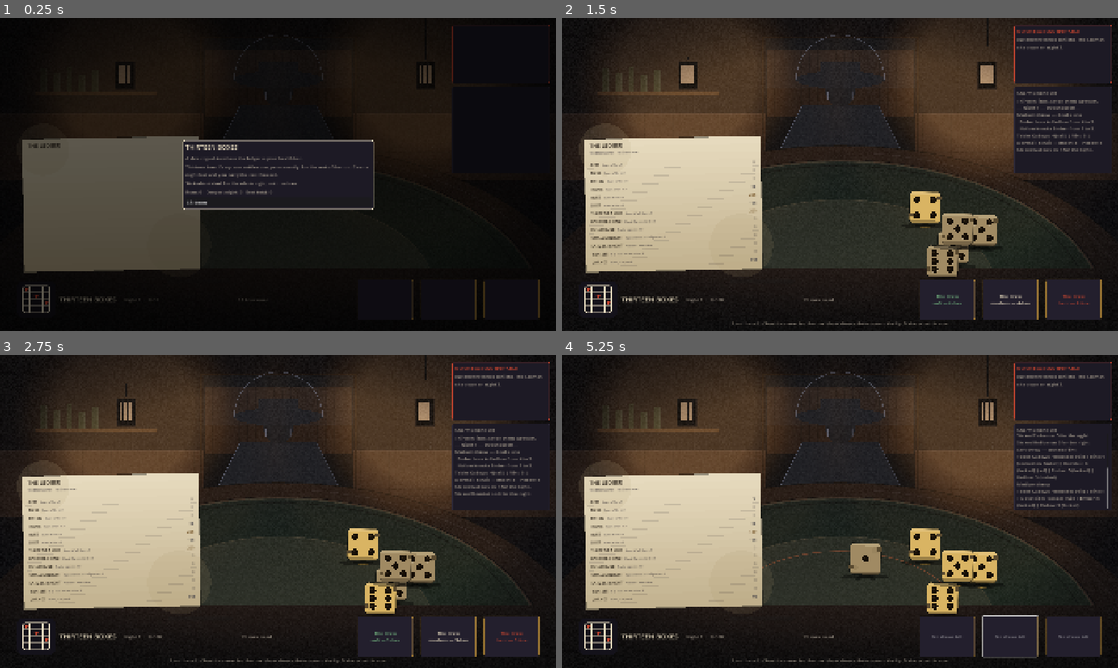
Above: before the commit, frames 1-4 (two rows, left to right).
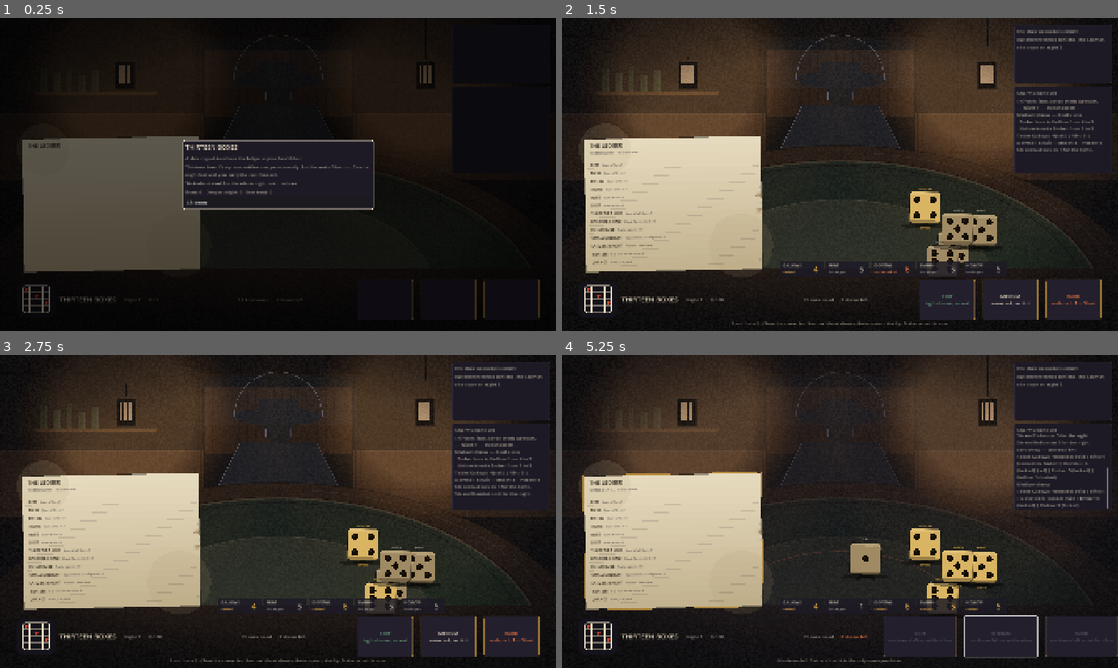
Above: after the commit, the same moments.

Repository: AdLgames/tugow
Game: Godot game, scene res://scenes/main.tscn
Same seed, same stepped clock (60 frames per second), same inputs: the game is played once before the commit and once after it.
Inputs (mouse positions are in pixels of both pictures, inside the frame that each line leads up to):
- Up to frame 1 (0.25 s): no input
- Up to frame 2 (1.5 s): click "Sit down" at 0.5 s; click (923, 205) at 1.27 s
- Up to frame 3 (2.75 s): click (389, 583) at 2.02 s
- Up to frame 4 (5.25 s): click (979, 567) at 2.77 s; click (956, 564) at 3.52 s; click (945, 636) at 4.25 s, where only the run before the commit has a clickable "The Draw soft — 1 die"; click (1012, 636) at 5 s, where only the run before the commit has a clickable "The Draw medium — 1 die"

The runs differ from the first frame. In frame 1, less than 0.1% of the frame differs, in the area x 51-99%, y 2-91%; in frame 2, 1.1%; in frame 3, 1.1%; in frame 4, 3.2%, in the area x 3-100%, y 2-99%.

Commit message:
Phase 1: make the turn playable
A1 — the turn no longer dead-ends. Draw buttons keep their names when
disabled (SOFT / MEDIUM / HARD) with the reason underneath, and when they
are live they say what they do rather than only whether they can fire.
With no draws left the game pushes at the one legal move: the table dims,
the Ledger takes a gold edge and reads SETTLE A LINE, and the prompt turns
imperative. The two dead ends are told apart — every die staked is not the
same as every die in the dirt.

A2 — previews stopped dressing as settled scores. A preview is ghosted
pencil out in the margin; the score column belongs to settled entries at
full weight. A zero preview is a dash at 16% alpha rather than a 0 sitting
in the column looking like a real entry. The best available preview takes a
warm highlight and an underline.

A3 — the cost travels with the value: hovering a line reads "36 — and
SIXES is gone for the run", with what would remain.

A4 was already confirmed (shipped two commits ago, asserted by the smoke
run), so this upgrades it to the press-and-hold the plan asks for: a
click-through modal is now a 0.45s hold with a fill bar.

Phase 1.5 / B1, B3, B5 — five dice, countable. A tray strip lists every die
drawn this turn by name with its state, so overlapping, cocked and lost
dice can still be counted. Dice carry their names on the table, and a
cocked die gets a double ring and a COCKED — BOTH FACES tag instead of
existing only as a line in the log.

C1 — red is the threat colour again. An empty chair opposite is the
reassuring state and now reads quiet and warm; the red border and alarm
heading are reserved for the man, for lines being taken, and for dice in
the dirt.

C2 — pip legibility. The dark corner notches scanned as extra pips; wear is
now thin light chips on the silhouette edge, outside the 3x3 grid and
lighter than a pip. Verified with the plan's own test: a 30% shrink of the
duel frame reads every face.

151 logic checks pass; the smoke run drives the hold-to-commit path.

Co-Authored-By: Claude Opus 5 <noreply@anthropic.com>
Claude-Session: https://claude.ai/code/session_01BzAKzGJTYJvNQcmYrQHVBo

Diff:
--- a/scripts/core/throw.gd
+++ b/scripts/core/throw.gd
@@ -12,6 +12,13 @@
 	Strength.SOFT: "Soft",
 	Strength.MEDIUM: "Medium",
 	Strength.HARD: "Hard",
+}
+
+## One line each, shown on the button itself.
+const STRENGTH_SHORT := {
+	Strength.SOFT: "tight cluster, no rail",
+	Strength.MEDIUM: "some rail, no dirt",
+	Strength.HARD: "wide, rail, 1 in 5 lost",
 }
 
 const STRENGTH_BLURBS := {
--- /dev/null
+++ b/scripts/ui/dice_tray.gd
@@ -0,0 +1,55 @@
+class_name DiceTray
+extends Control
+## Five dice, countable. On the felt they overlap, cock, and go into the dirt;
+## this strip is the roster — one entry per die drawn this turn, in a fixed
+## order, so the player can always count their own dice and see the state of
+## each without reading the log.
+
+const ENTRY := Vector2(150, 54)
+
+var game: Game = null
+
+
+func _init() -> void:
+	custom_minimum_size = Vector2(800, ENTRY.y)
+	mouse_filter = Control.MOUSE_FILTER_IGNORE
+
+
+func bind(p_game: Game) -> void:
+	game = p_game
+	queue_redraw()
+
+
+func _draw() -> void:
+	if game == null:
+		return
+	var font := ThemeDB.fallback_font
+	var index := 0
+	for die in game.pool.table:
+		var at := Vector2(index * (ENTRY.x + 8), 0)
+		index += 1
+		var state := _state_of(die)
+		var tint: Color = state[1]
+		draw_rect(Rect2(at, ENTRY), Color(ThemeColors.PANEL, 0.85), true)
+		draw_rect(Rect2(at, ENTRY), Color(tint, 0.55), false, 1.0)
+		draw_string(font, at + Vector2(10, 20), die.die_name.to_upper(),
+			HORIZONTAL_ALIGNMENT_LEFT, -1, 13, ThemeColors.INK)
+		draw_string(font, at + Vector2(10, 42), state[0],
+			HORIZONTAL_ALIGNMENT_LEFT, -1, 12, tint)
+		var value := "—" if die.lost or die.value <= 0 else str(die.value)
+		draw_string(font, at + Vector2(ENTRY.x - 34, 38), value,
+			HORIZONTAL_ALIGNMENT_LEFT, -1, 26, tint)
+
+
+func _state_of(die: Die) -> Array:
+	if die.lost:
+		return ["in the dirt", ThemeColors.ADVERSARY]
+	if die.locked:
+		return [Lore.LOCKED_TAG.to_lower(), ThemeColors.LOCKED]
+	if die.is_cocked():
+		return ["cocked — both", ThemeColors.PLAYER]
+	if die.zone == Throw.Zone.RAIL:
+		return ["on the rail x2", ThemeColors.DECLARED]
+	if die.bitter:
+		return ["bitter", ThemeColors.BITTER]
+	return ["in the pot", ThemeColors.INK_DIM]
--- a/scripts/ui/die_view.gd
+++ b/scripts/ui/die_view.gd
@@ -102,10 +102,15 @@
 	_draw_body_shading(body)
 	_draw_face(offset, scale_factor)
 	_draw_wear(offset)
+	_draw_name(offset)
+	if die.is_cocked():
+		_draw_cocked(offset)
 	if die.locked:
 		_draw_tag(Lore.LOCKED_TAG, ThemeColors.LOCKED)
 	elif die.zone == Throw.Zone.RAIL:
 		_draw_tag("RAIL x2", ThemeColors.DECLARED)
+	elif die.is_cocked():
+		_draw_tag("COCKED — BOTH FACES", ThemeColors.PLAYER)
 
 
 func _body_colour() -> Color:
@@ -163,12 +168,16 @@
 			Color(0.24, 0.19, 0.12, 0.55))
 
 
+## Wear must never make a value ambiguous: everything here stays outside the
+## pip grid and lighter than a pip, so nothing on the body can be miscounted.
 func _draw_wear(offset: Vector2) -> void:
-	# Grime under the face, never over it, and two nicked corners.
-	draw_circle(Vector2(144, 42) + offset, 20.0, Color(0.36, 0.29, 0.19, 0.10))
-	draw_circle(Vector2(32, 137) + offset, 14.0, Color(0.29, 0.23, 0.13, 0.12))
-	draw_rect(Rect2(Vector2(SIZE - 20, 26) + offset, Vector2(22, 22)), Color("5a4a30"), true)
-	draw_rect(Rect2(Vector2(-2, SIZE - 56) + offset, Vector2(22, 22)), Color("5a4a30"), true)
+	var grime := Color(0.42, 0.34, 0.22, 0.10)
+	draw_circle(Vector2(SIZE - 26, 20) + offset, 16.0, grime)
+	draw_circle(Vector2(20, SIZE - 24) + offset, 12.0, grime)
+	# Nicks ride the silhouette edge, lighter than the body, never near a pip.
+	var chip := Color(0.66, 0.57, 0.40, 0.55)
+	draw_line(Vector2(SIZE - 6, 8) + offset, Vector2(SIZE - 2, 30) + offset, chip, 3.0)
+	draw_line(Vector2(4, SIZE - 34) + offset, Vector2(1, SIZE - 12) + offset, chip, 3.0)
 
 
 func _shadow(offset: Vector2, dx: float) -> void:
@@ -180,11 +189,33 @@
 	draw_colored_polygon(points, Color(0, 0, 0, 0.38))
 
 
+## Eight named individuals, not interchangeable props.
+func _draw_name(offset: Vector2) -> void:
+	var font := ThemeDB.fallback_font
+	var label := die.die_name.to_upper()
+	var width := font.get_string_size(label, HORIZONTAL_ALIGNMENT_LEFT, -1, 15).x
+	var at := Vector2((SIZE - width) * 0.5, -12) + offset
+	draw_string(font, at + Vector2(1, 1), label, HORIZONTAL_ALIGNMENT_LEFT, -1, 15,
+		Color(0, 0, 0, 0.65))
+	draw_string(font, at, label, HORIZONTAL_ALIGNMENT_LEFT, -1, 15,
+		ThemeColors.LOCKED if die.locked else ThemeColors.INK_DIM)
+
+
+## A cocked die is resting on another and counts as both faces — a major
+## state that was text in the log and nothing on the table.
+func _draw_cocked(offset: Vector2) -> void:
+	var centre := Vector2(SIZE, SIZE) * 0.5 + offset
+	draw_arc(centre, SIZE * 0.62, 0.0, TAU, 40, Color(ThemeColors.PLAYER, 0.75), 3.0)
+	draw_arc(centre, SIZE * 0.68, 0.0, TAU, 40, Color(ThemeColors.PLAYER, 0.25), 2.0)
+
+
 func _draw_tag(label: String, colour: Color) -> void:
 	var font := ThemeDB.fallback_font
-	var width := font.get_string_size(label, HORIZONTAL_ALIGNMENT_LEFT, -1, 13).x
-	draw_string(font, Vector2((SIZE - width) * 0.5, SIZE + 30), label,
-		HORIZONTAL_ALIGNMENT_LEFT, -1, 13, colour)
+	var width := font.get_string_size(label, HORIZONTAL_ALIGNMENT_LEFT, -1, 14).x
+	var at := Vector2((SIZE - width) * 0.5, SIZE + 32)
+	draw_string(font, at + Vector2(1, 1), label, HORIZONTAL_ALIGNMENT_LEFT, -1, 14,
+		Color(0, 0, 0, 0.7))
+	draw_string(font, at, label, HORIZONTAL_ALIGNMENT_LEFT, -1, 14, colour)
 
 
 func _tooltip() -> String:
--- /dev/null
+++ b/scripts/ui/hold_button.gd
@@ -0,0 +1,45 @@
+class_name HoldButton
+extends Button
+## A button you must mean. Settling a line ends the run's access to it, so the
+## commit is a press-and-hold rather than a click a player can fire through
+## reflexively.
+
+signal held()
+
+const HOLD_SECONDS := 0.45
+
+var _progress: float = 0.0
+
+
+func _init(label: String = "") -> void:
+	text = label
+	custom_minimum_size = Vector2(0, 40)
+	alignment = HORIZONTAL_ALIGNMENT_LEFT
+	toggle_mode = false
+	set_process(false)
+	button_down.connect(func(): set_process(true))
+	button_up.connect(_cancel)
+	mouse_exited.connect(_cancel)
+
+
+func _cancel() -> void:
+	_progress = 0.0
+	set_process(false)
+	queue_redraw()
+
+
+func _process(delta: float) -> void:
+	_progress += delta / HOLD_SECONDS
+	if _progress >= 1.0:
+		_progress = 0.0
+		set_process(false)
+		queue_redraw()
+		held.emit()
+		return
+	queue_redraw()
+
+
+func _draw() -> void:
+	if _progress <= 0.0:
+		return
+	draw_rect(Rect2(0, size.y - 4, size.x * _progress, 4), ThemeColors.LOCKED, true)
--- a/scripts/ui/ledger_view.gd
+++ b/scripts/ui/ledger_view.gd
@@ -9,13 +9,18 @@
 ## Source: docs/design-system/BUILD_BRIEF_table_scene.md, "The Ledger".
 
 signal line_pressed(box: int)
+signal line_hovered(box: int)
 
 const WIDTH := 610.0
 const ROW_HEIGHT := 28.0
 const HEADER := 74.0
 const PAD := 20.0
+## Previews sit out in the margin so the score column stays for real entries.
+const MARGIN_SHIFT := 26.0
 
 var game: Game = null
+## Set when the only legal move left is settling a line.
+var urgent: bool = false
 var _hover_row: int = -1
 
 
@@ -36,6 +41,7 @@
 		var row := _row_at(event.position.y)
 		if row != _hover_row:
 			_hover_row = row
+			line_hovered.emit(row)
 			queue_redraw()
 	elif event is InputEventMouseButton and event.pressed and event.button_index == MOUSE_BUTTON_LEFT:
 		var row := _row_at(event.position.y)
@@ -46,6 +52,7 @@
 func _notification(what: int) -> void:
 	if what == NOTIFICATION_MOUSE_EXIT:
 		_hover_row = -1
+		line_hovered.emit(-1)
 		queue_redraw()
 
 
@@ -63,7 +70,8 @@
 		HORIZONTAL_ALIGNMENT_LEFT, -1, 19, Color("241c14"))
 	if game != null:
 		draw_string(font, Vector2(PAD, 52),
-			"THIRTEEN LINES · %s" % Lore.lines_owed(game.card.open_count()),
+			("SETTLE A LINE — %s" % Lore.lines_owed(game.card.open_count())) if urgent
+				else ("THIRTEEN LINES · %s" % Lore.lines_owed(game.card.open_count())),
 			HORIZONTAL_ALIGNMENT_LEFT, -1, 11, Color(0.10, 0.08, 0.13, 0.65))
 	if game == null:
 		return
@@ -91,6 +99,8 @@
 	draw_circle(Vector2(size.x * 0.12, size.y * 0.08), 90.0, Color(0.72, 0.65, 0.50, 0.16))
 	draw_circle(Vector2(size.x * 0.88, size.y * 0.82), 110.0, Color(0.66, 0.58, 0.42, 0.14))
 	draw_rect(Rect2(Vector2.ZERO, size), Color(0, 0, 0, 0.35), false, 2.0)
+	if urgent:
+		draw_rect(Rect2(Vector2.ZERO, size).grow(3), Color(ThemeColors.LOCKED, 0.75), false, 3.0)
 
 
 func _draw_line(box: int, font: Font, declared: int, best: int) -> void:
@@ -131,20 +141,15 @@
 
 func _draw_value(box: int, font: Font, baseline: float, top: float,
 		state: int, open: bool, scratched: bool, best: int) -> void:
+	if open:
+		_draw_preview(box, font, baseline, best)
+		return
+
+	# Settled: committed weight, in the score column.
 	var text := ""
 	var colour := ThemeColors.PENCIL
 	var bold := false
-	if open:
-		if game.phase == Game.Phase.TURN:
-			var preview := game.preview(box)
-			text = str(preview)
-			colour = Color(0.10, 0.08, 0.13, 0.40) if preview <= 0 else ThemeColors.PENCIL
-			if preview > 0 and preview == best:
-				colour = Color("6b4a1e")
-		else:
-			text = Lore.OWED
-			colour = Color(0.10, 0.08, 0.13, 0.40)
-	elif state == Scorecard.State.BURNED:
+	if state == Scorecard.State.BURNED:
 		text = "burned"
 		colour = Color(0.10, 0.08, 0.13, 0.40)
 	elif state == Scorecard.State.ADVERSARY:
@@ -156,12 +161,12 @@
 		text = "you %d" % game.card.points[box]
 		colour = ThemeColors.SCRATCH_RED if scratched else ThemeColors.PENCIL
 
-	var width := font.get_string_size(text, HORIZONTAL_ALIGNMENT_LEFT, -1, 13).x
+	var width := font.get_string_size(text, HORIZONTAL_ALIGNMENT_LEFT, -1, 14).x
 	var at := Vector2(size.x - PAD - width, baseline)
 	if bold:
-		draw_string(font, at + Vector2(0.6, 0), text, HORIZONTAL_ALIGNMENT_LEFT, -1, 13,
+		draw_string(font, at + Vector2(0.6, 0), text, HORIZONTAL_ALIGNMENT_LEFT, -1, 14,
 			Color(colour, 0.55))
-	draw_string(font, at, text, HORIZONTAL_ALIGNMENT_LEFT, -1, 13, colour)
+	draw_string(font, at, text, HORIZONTAL_ALIGNMENT_LEFT, -1, 14, colour)
 
 	# A written zero is a sacrifice, not a failure: strike it hard.
 	if scratched:
@@ -172,3 +177,26 @@
 		var centre := Vector2(size.x * 0.44, top + ROW_HEIGHT * 0.5)
 		draw_circle(centre, 32.0, Color(ThemeColors.SCORCH, 0.30))
 		draw_circle(centre, 20.0, Color("120c08"))
+
+
+## Nothing here is written yet: ghosted pencil, out in the margin, and a zero
+## barely there at all — six zeros in the score column read as real entries.
+func _draw_preview(box: int, font: Font, baseline: float, best: int) -> void:
+	if game.phase != Game.Phase.TURN:
+		return
+	var value := game.preview(box)
+	var text := str(value) if value > 0 else "—"
+	var colour := Color(ThemeColors.PENCIL, 0.42)
+	var size_px := 12
+	if value <= 0:
+		colour = Color(ThemeColors.PENCIL, 0.16)
+	elif value == best:
+		colour = Color("6b4a1e")
+		size_px = 14
+	var width := font.get_string_size(text, HORIZONTAL_ALIGNMENT_LEFT, -1, size_px).x
+	# The margin, not the column: settled scores own the column.
+	draw_string(font, Vector2(size.x - PAD - width + MARGIN_SHIFT, baseline), text,
+		HORIZONTAL_ALIGNMENT_LEFT, -1, size_px, colour)
+	if value > 0 and value == best:
+		draw_line(Vector2(size.x - PAD + MARGIN_SHIFT - width - 8, baseline + 3),
+			Vector2(size.x - PAD + MARGIN_SHIFT + 2, baseline + 3), Color("6b4a1e", 0.5), 1.0)
--- a/scripts/ui/main.gd
+++ b/scripts/ui/main.gd
@@ -15,14 +15,17 @@
 var _dice_layer: Control
 var _die_views: Array[DieView] = []
 var _ledger: LedgerView
+var _tray: DiceTray
 var _placard: Control
 var _night_label: Label
 var _score_label: Label
 var _meter: ProgressBar
 var _owed_label: Label
+var _draws_label: Label
 var _hint_label: Label
 var _throw_buttons: Array[Button] = []
 var _roll_button: Button
+var _foe_panel: PanelContainer
 var _adversary_panel: VBoxContainer
 var _charm_label: Label
 var _log_view: RichTextLabel
@@ -63,7 +66,13 @@
 	_ledger = LedgerView.new()
 	_ledger.position = Vector2(74, 418)
 	_ledger.line_pressed.connect(_on_box_pressed)
+	_ledger.line_hovered.connect(_on_line_hovered)
 	add_child(_ledger)
+
+	_tray = DiceTray.new()
+	_tray.position = Vector2(752, 838)
+	_tray.size = Vector2(1150, 54)
+	add_child(_tray)
 
 	_build_placard()
 	_build_corners()
@@ -111,7 +120,8 @@
 	var foe_panel := PanelContainer.new()
 	foe_panel.position = Vector2(1560, 24)
 	foe_panel.size = Vector2(336, 200)
-	foe_panel.add_theme_stylebox_override("panel", ThemeColors.panel_style(ThemeColors.ADVERSARY))
+	_foe_panel = foe_panel
+	foe_panel.add_theme_stylebox_override("panel", ThemeColors.panel_style())
 	_adversary_panel = VBoxContainer.new()
 	foe_panel.add_child(_adversary_panel)
 	add_child(foe_panel)
@@ -166,6 +176,7 @@
 	_meter.show_percentage = false
 	strip.add_child(_meter)
 	_owed_label = _stat(strip, Lore.lines_owed(13))
+	_draws_label = _stat(strip, "2 draws left")
 
 	var gap := Control.new()
 	gap.size_flags_horizontal = Control.SIZE_EXPAND_FILL
@@ -429,6 +440,20 @@
 	_set_overlay_visible(true)
 
 
+## A preview that shows only the reward is half the decision.
+func _on_line_hovered(box: int) -> void:
+	if game == null or box < 0 or game.phase != Game.Phase.TURN or not game.card.is_open(box):
+		_hint_label.text = _hint()
+		return
+	var value := game.preview(box)
+	if value > 0:
+		_hint_label.text = "%d — and %s is gone for the run. %s would remain."\
+			% [value, Scoring.box_name(box).to_upper(), Lore.lines_owed(game.card.open_count() - 1)]
+	else:
+		_hint_label.text = "Nothing — and %s is still gone for the run. %s would remain."\
+			% [Scoring.box_name(box).to_upper(), Lore.lines_owed(game.card.open_count() - 1)]
+
+
 func _on_box_pressed(box: int) -> void:
 	if game == null or game.phase != Game.Phase.TURN or not game.card.is_open(box):
 		return
@@ -445,10 +470,13 @@
 		% Lore.lines_owed(game.card.open_count() - 1))
 	_overlay_text("%s: %d + %d = %d of %d."
 		% [Lore.night(game.floor_number), game.floor_score, value, game.floor_score + value, game.threshold])
-	_overlay_button("Write it", func() -> void:
+	var commit := HoldButton.new("Hold to write it — %s is gone for the run"
+		% Scoring.box_name(box).to_upper())
+	commit.held.connect(func() -> void:
 		_set_overlay_visible(false)
 		game.write_box(box)
 		_refresh())
+	_overlay_body.add_child(commit)
 	_overlay_button("Back", func() -> void:
 		_set_overlay_visible(false)
 		_refresh())
@@ -470,6 +498,7 @@
 
 	_scene.pool = game.pool
 	_scene.adversary_present = game.adversary != null
+	_tray.bind(game)
 	_refresh_dice()
 	_ledger.queue_redraw()
 	_refresh_adversary()
@@ -511,22 +540,47 @@
 	var free := game.free_dice_on_table()
 	for strength in _throw_buttons.size():
 		var button := _throw_buttons[strength]
-		button.disabled = game.phase != Game.Phase.TURN or throws_left <= 0 or frozen
-		if frozen:
-			button.text = "Every die staked"
+		var reason := ""
+		if game.phase != Game.Phase.TURN:
+			reason = "not your draw"
+		elif frozen:
+			# Two different dead ends, and the player needs to know which.
+			reason = "every die in the dirt" if _table_is_empty() else "every die staked"
 		elif throws_left <= 0:
-			button.text = "No draws left"
-		else:
-			button.text = "%s\n%s — %d %s" % [
-				Lore.THROW, Throw.strength_name(strength).to_lower(),
-				free, "die" if free == 1 else "dice",
-			]
+			reason = "no draws left — settle a line"
+		button.disabled = reason != ""
+		# The name survives the disabled state; the reason sits under it.
+		button.text = "%s\n%s" % [
+			Throw.strength_name(strength).to_upper(),
+			reason if reason != "" else Throw.STRENGTH_SHORT[strength],
+		]
+		button.tooltip_text = Throw.STRENGTH_BLURBS[strength]
 		var tint := ThemeColors.INK
-		if strength == Throw.Strength.HARD:
-			tint = ThemeColors.ADVERSARY
+		if reason != "":
+			tint = ThemeColors.BURNED
+		elif strength == Throw.Strength.HARD:
+			tint = ThemeColors.DECLARED
 		elif strength == Throw.Strength.SOFT:
 			tint = ThemeColors.PLAYER
 		button.add_theme_color_override("font_color", tint)
+		button.add_theme_color_override("font_disabled_color", tint)
+
+	# With no draws left there is exactly one legal move. Say so, and put the
+	# light on the Ledger rather than the table.
+	var out_of_draws := throws_left <= 0 or frozen
+	_ledger.urgent = out_of_draws and game.phase == Game.Phase.TURN
+	_scene.dim_table = _ledger.urgent
+	_draws_label.text = "%d %s left" % [maxi(0, throws_left), "draw" if throws_left == 1 else "draws"]
+	_draws_label.add_theme_color_override("font_color",
+		ThemeColors.DECLARED if out_of_draws else ThemeColors.INK_DIM)
+
+
+## Nothing left to throw because they are all gone, rather than all staked.
+func _table_is_empty() -> bool:
+	for d in game.pool.table:
+		if not d.lost:
+			return false
+	return true
 
 
 func _refresh_adversary() -> void:
@@ -534,10 +588,16 @@
 		child.queue_free()
 	var heading := Label.new()
 	heading.autowrap_mode = TextServer.AUTOWRAP_WORD_SMART
-	heading.add_theme_color_override("font_color", ThemeColors.ADVERSARY)
+	# Red belongs to the man, to lines being taken, and to dice in the dirt.
+	# Nobody across the table is the reassuring state: keep it warm.
+	var threat := game.adversary != null
+	heading.add_theme_color_override("font_color",
+		ThemeColors.ADVERSARY if threat else ThemeColors.INK_DIM)
+	_foe_panel.add_theme_stylebox_override("panel",
+		ThemeColors.panel_style(ThemeColors.ADVERSARY if threat else ThemeColors.PANEL_EDGE))
 	_adversary_panel.add_child(heading)
 	if game.adversary == null:
-		heading.text = "NO ONE ACROSS THE TABLE"
+		heading.text = "the chair opposite is empty"
 		var waiting := Label.new()
 		waiting.autowrap_mode = TextServer.AUTOWRAP_WORD_SMART
 		waiting.add_theme_color_override("font_color", ThemeColors.INK_DIM)
@@ -579,6 +639,10 @@
 func _hint() -> String:
 	if game.phase != Game.Phase.TURN:
 		return ""
+	if not game.can_throw() or game.rerolls_left <= 0:
+		if _table_is_empty():
+			return "Every die is in the dirt. Settle a line — it will take nothing, and it is still gone for the run."
+		return "No draws left. Settle a line: it is the only move you have."
 	var rails := Throw.rail_count(game.pool.table)
 	if rails > 0:
 		return "%d on the rail: x%.0f on this score, but the next draw shoves %s toward the lip. Stake, or settle now."\
--- a/scripts/ui/saloon_view.gd
+++ b/scripts/ui/saloon_view.gd
@@ -35,6 +35,8 @@
 var show_slot_captions: bool = false
 ## Hovering a draw button shows how far that strength can reach.
 var preview_strength: int = -1
+## Pulled back when the only move left is on the Ledger.
+var dim_table: bool = false
 
 ## Sampled from each lantern's sway so dice cast two shadows out of phase.
 var sway_left: float = 0.0
@@ -196,6 +198,8 @@
 		_draw_table()
 	if layers[&"lip"]:
 		_draw_lip()
+	if dim_table:
+		draw_rect(Rect2(Vector2.ZERO, STAGE), Color(ThemeColors.BACKGROUND, 0.45), true)
 	_update_lamps()
 	_poster_slot.visible = layers[&"backdrop"]
 	for slot in [_poster_slot, _foe_slot, _hands_slot]:
--- a/tests/ui_smoke.gd
+++ b/tests/ui_smoke.gd
@@ -72,10 +72,10 @@
 	if not _main._overlay.visible:
 		_fail("writing a box did not ask for confirmation")
 		return
-	if _press("Write it"):
+	if _hold("Hold to write it"):
 		_confirms_taken += 1
 	else:
-		_fail("no confirm button on the write overlay")
+		_fail("no hold-to-commit control on the write overlay")
 
 
 func _walk_bench(game: Game) -> void:
@@ -100,6 +100,15 @@
 
 
 # --- Overlay driving ---------------------------------------------------------
+
+## Settling is a press-and-hold, so the test holds it.
+func _hold(label_prefix: String) -> bool:
+	for child in _main._overlay_body.get_children():
+		if child is HoldButton and child.text.begins_with(label_prefix):
+			child.held.emit()
+			return true
+	return false
+
 
 func _press(label_prefix: String) -> bool:
 	for child in _main._overlay_body.get_children():
--- a/tools/screenshot.gd
+++ b/tools/screenshot.gd
@@ -24,7 +24,7 @@
 	# The confirm overlay: writing a box is irreversible for the whole run.
 	_main._ledger.line_pressed.emit(_best_box())
 	await _shot("03_confirm")
-	_press("Write it")
+	_hold("Hold to write it")
 
 	# Play on until the bench opens.
 	var guard := 0
@@ -69,7 +69,7 @@
 			if _main._overlay.visible:
 				_press("Stake it anyway")
 	_main._ledger.line_pressed.emit(_best_box())
-	_press("Write it")
+	_hold("Hold to write it")
 	await get_tree().process_frame
 
 
@@ -83,6 +83,13 @@
 			best_value = v
 			best = box
 	return best
+
+
+func _hold(prefix: String) -> void:
+	for child in _main._overlay_body.get_children():
+		if child is HoldButton and child.text.begins_with(prefix):
+			child.held.emit()
+			return
 
 
 func _press(prefix: String) -> void:
Not shown, added: scripts/ui/dice_tray.gd.uid
Not shown, added: scripts/ui/hold_button.gd.uid
